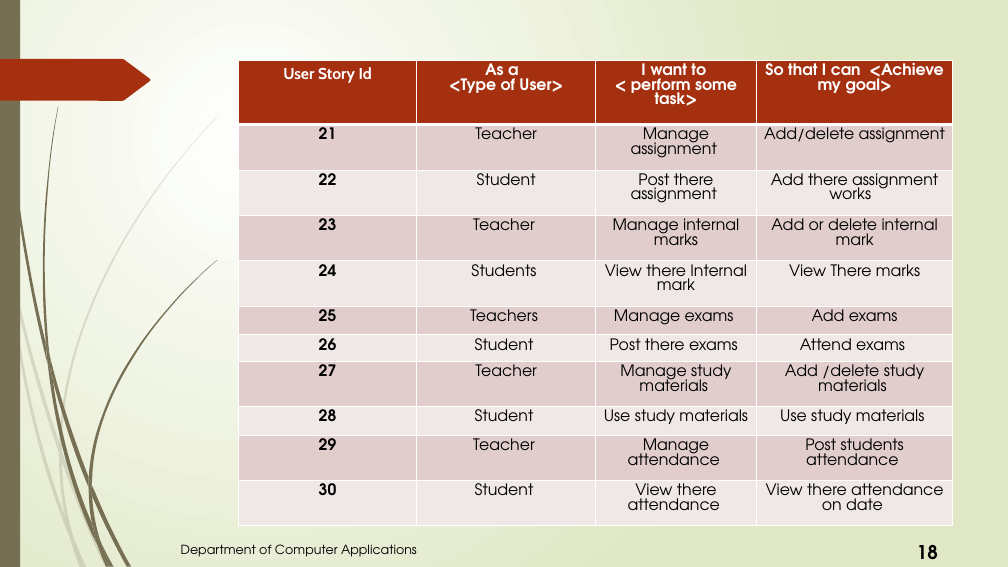
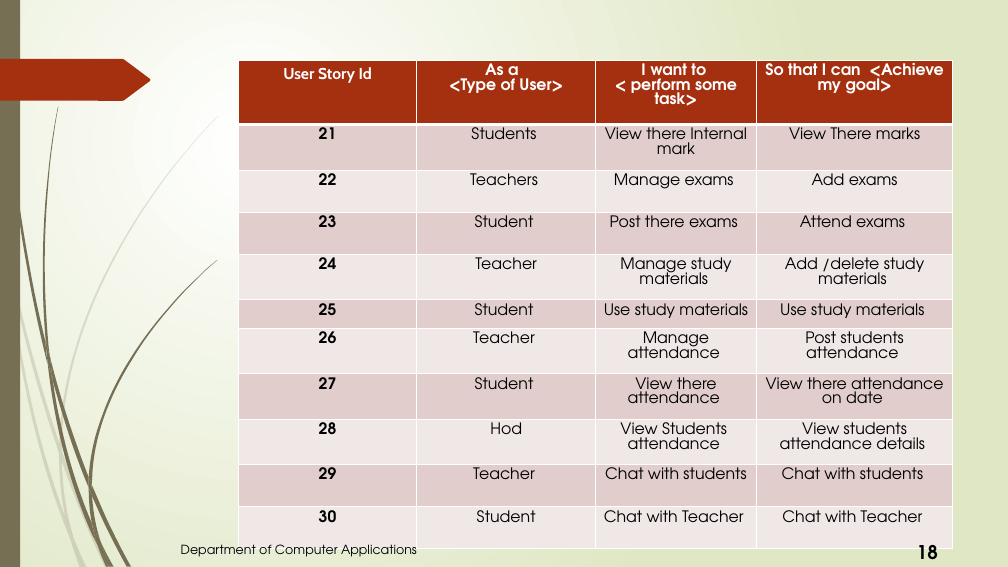
Before and after one commit to ashique1213/Academic-Management-System, a slide deck: slide 16 of PPT Main Project.pptx. Drawn at 1008x567 pixels with LibreOffice and Linux fonts; fonts in the diff are those of the drawing. Boxes give left, top, right and bottom in pixels: in the first picture for what was removed or moved away, otherwise in the second. Text is boxed around its words. In the diff, an @@ line names an element or a change of style, - is before the commit and + after.

```diff
--- a/PPT Main Project.pptx
+++ b/PPT Main Project.pptx
@@ table at (x1=238, y1=60, x2=953, y2=549) @@
-row 2: 21 | Teacher | Manage assignment | Add/delete assignment
+row 2: 21 | Students | View there Internal mark | View There marks
-row 3: 22 | Student | Post there assignment | Add there assignment works
+row 3: 22 | Teachers | Manage exams | Add exams
-row 4: 23 | Teacher | Manage internal marks | Add or delete internal mark
+row 4: 23 | Student | Post there exams | Attend exams
-row 5: 24 | Students | View there Internal mark | View There marks
+row 5: 24 | Teacher | Manage study materials | Add /delete study materials
-row 6: 25 | Teachers | Manage exams | Add exams
+row 6: 25 | Student | Use study materials | Use study materials
-row 7: 26 | Student | Post there exams | Attend exams
+row 7: 26 | Teacher | Manage attendance | Post students attendance
-row 8: 27 | Teacher | Manage study materials | Add /delete study materials
+row 8: 27 | Student | View there attendance | View there attendance on date
-row 9: 28 | Student | Use study materials | Use study materials
+row 9: 28 | Hod | View Students attendance | View students attendance details
-row 10, column 3: Manage attendance
+row 10, column 3: Chat with students
-row 10, column 4: Post students attendance
+row 10, column 4: Chat with students
-row 11, column 3: View there attendance
+row 11, column 3: Chat with Teacher
-row 11, column 4: View there attendance on date
+row 11, column 4: Chat with Teacher
```
Also in this commit, not shown: 4 other slides changed, 28 other files.
